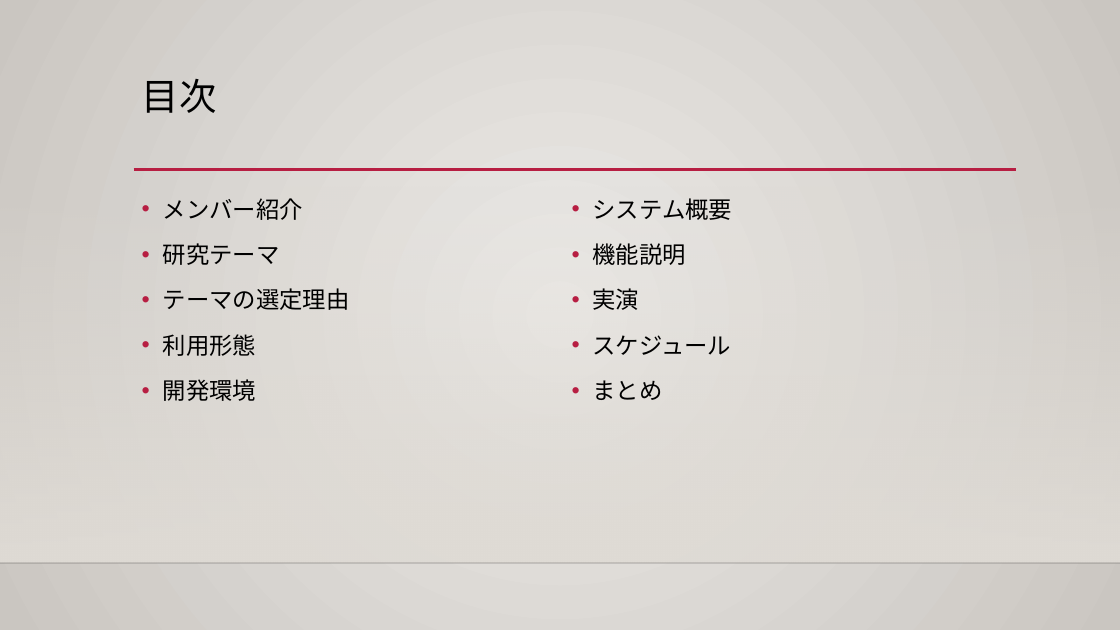
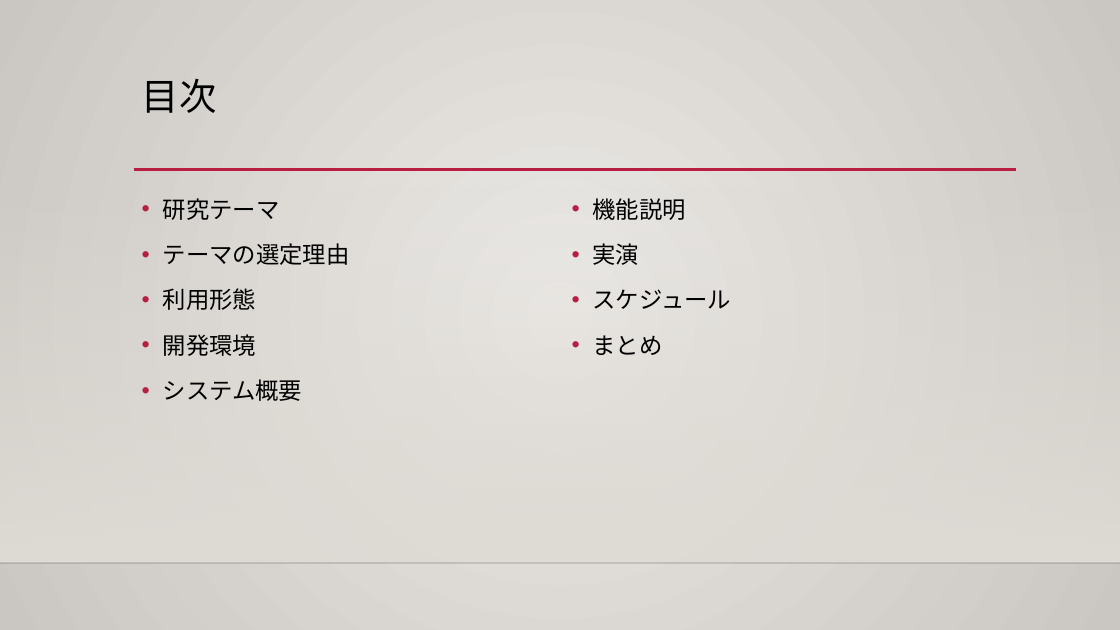
Before and after one commit to niimoti/Spling-database, a slide deck: slide 2 of 発表用_R4A1_more².pptx. Drawn at 1120x630 pixels with LibreOffice and Linux fonts; fonts in the diff are those of the drawing; background and template pictures are left out. Boxes give left, top, right and bottom in pixels: in the first picture for what was removed or moved away, otherwise in the second. Text is boxed around its words. In the diff, an @@ line names an element or a change of style, - is before the commit and + after.

```diff
--- a/発表用_R4A1_more².pptx
+++ b/発表用_R4A1_more².pptx
@@ text at (x1=163, y1=198, x2=303, y2=220): paragraph removed @@
-• メンバー紹介
@@ text at (x1=593, y1=198, x2=733, y2=220): paragraph removed @@
-• システム概要
@@ text at (x1=163, y1=379, x2=303, y2=401): paragraph added @@
+• システム概要
```
Also in this commit, not shown: 6 other slides changed, 1 slide removed.
